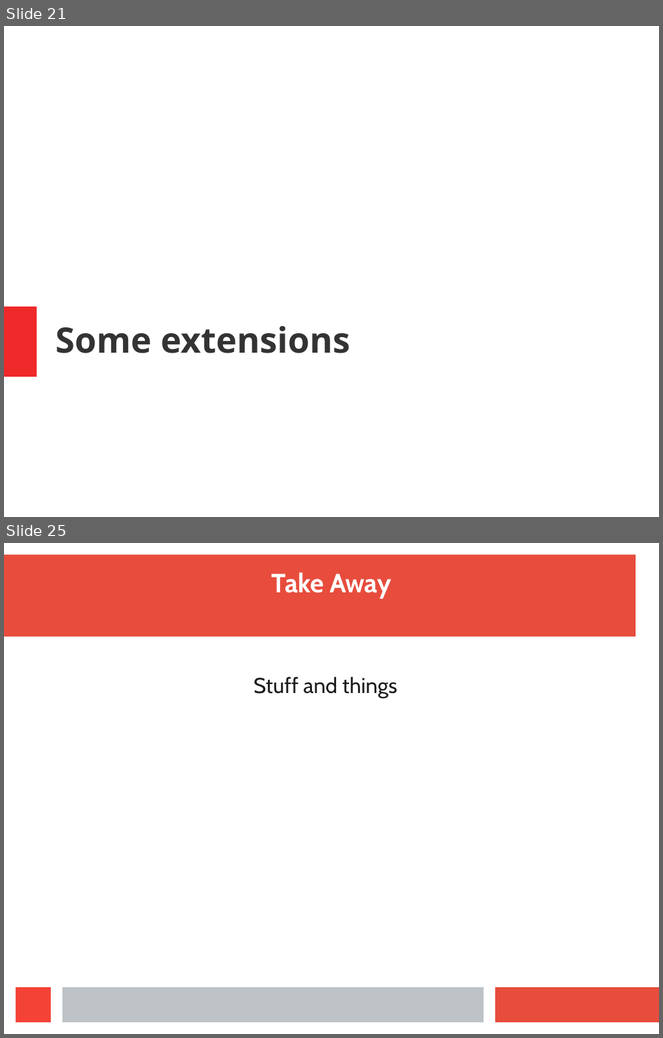
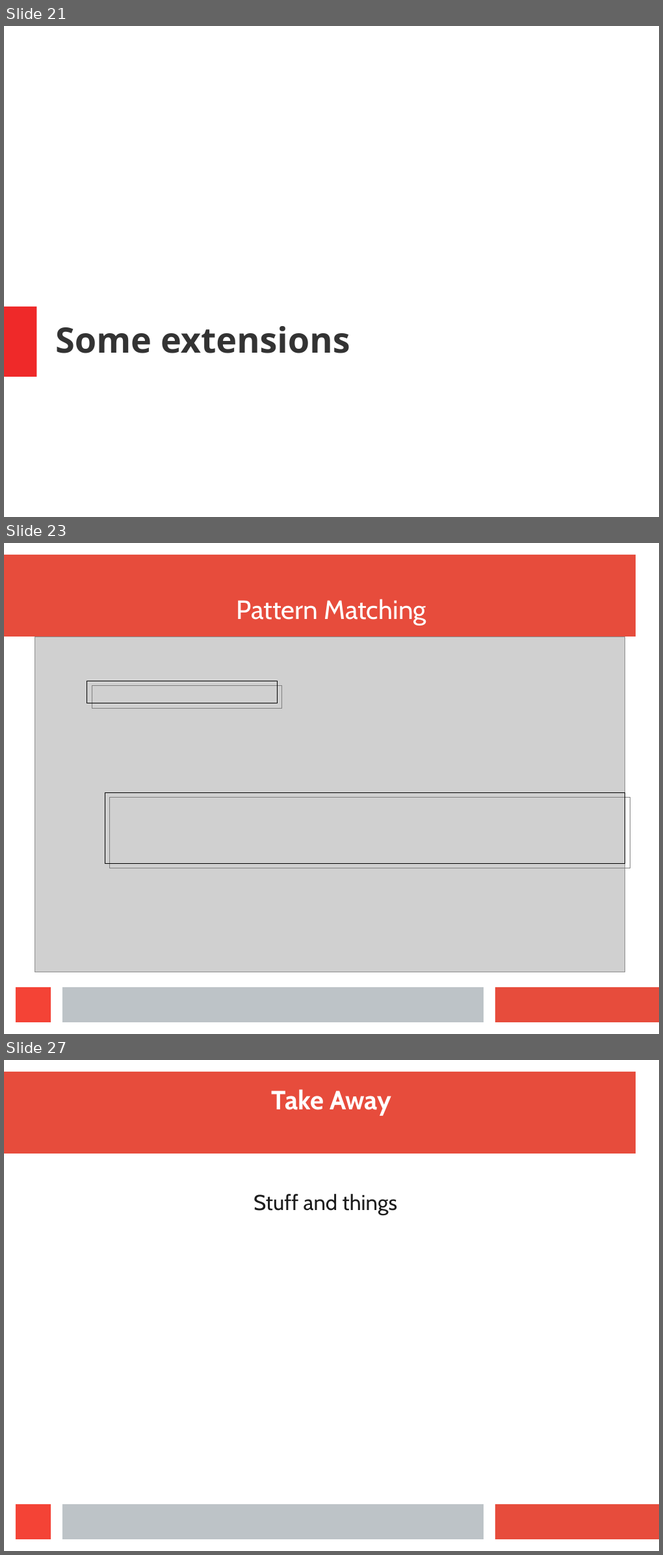
Before and after one commit to wilbowma/cur, a slide deck: hope-2016/slides.odp. Shown one above the other, each under a label of ours: slides 21 and 25 before the commit, slides 21, 23 and 27 after it; the slides between them are not shown. The pictures are 663x1038 and 663x1555 pixels, drawn with LibreOffice and Linux fonts; fonts in the diff are those of the drawing; grey boxes stand for pictures. Boxes give left, top, right and bottom in pixels: in the first picture for what was removed or moved away, otherwise in the second. Text is boxed around its words. In the diff, an @@ line names an element or a change of style, - is before the commit and + after.

Commit message:
Added match example to talk

```diff
--- a/hope-2016/slides.odp
+++ b/hope-2016/slides.odp
@@ slide 23 added at (x1=4, y1=543, x2=659, y2=1034), background #FFFFFF; not listed: 4 template elements that a slide beside it also shows @@
@@ title added at (x1=237, y1=599, x2=426, y2=626), 32 pt, text #FFFFFF @@
+Pattern Matching
@@ picture added at (x1=35, y1=637, x2=626, y2=973) @@
@@ rectangle added at (x1=87, y1=681, x2=278, y2=704), outline #000000 0 pt @@
@@ rectangle added at (x1=105, y1=793, x2=626, y2=864), outline #000000 0 pt @@
@@ what was slide 25 is now slide 27 @@
```
Also in this commit, not shown: 6 slides changed, 2 other slides added, 1 slide removed, 1 other file.
